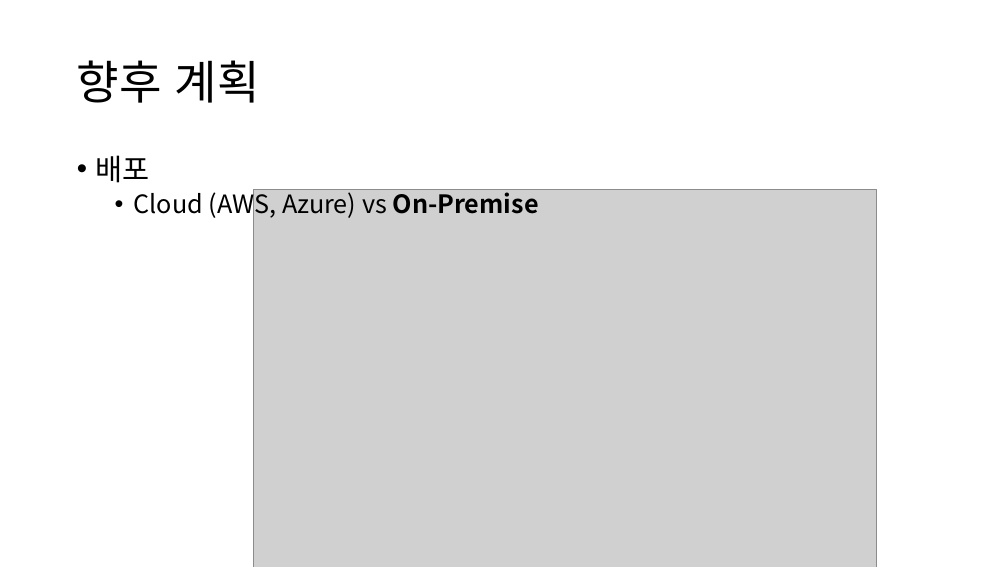
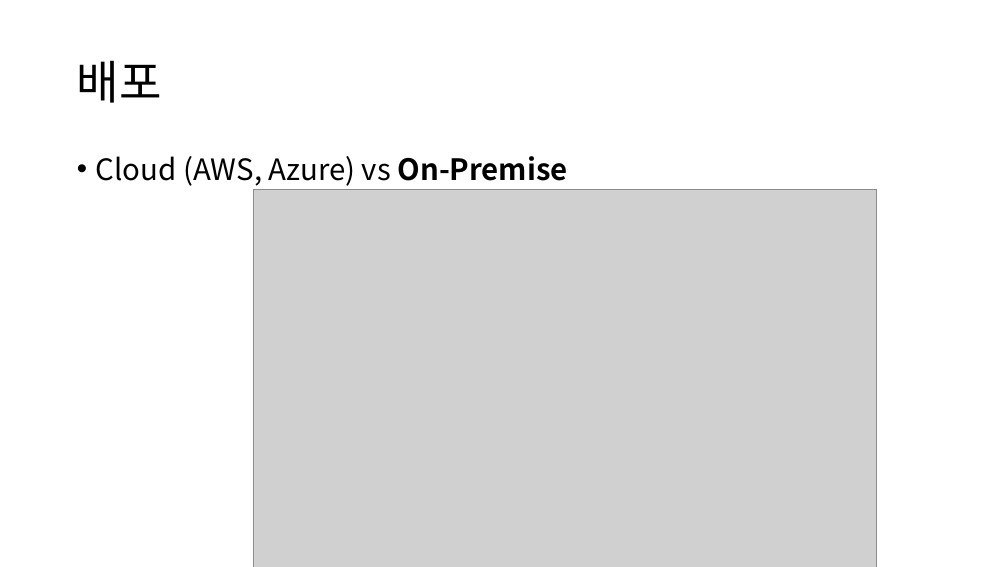
Before and after one commit to Brian-Hong-KR/Gymunity, a slide deck: slide 14 of Doc/세미나/Gymunity_PT_Seminar.pptx (slide 13 before the commit). Drawn at 1008x567 pixels with LibreOffice and Linux fonts; fonts in the diff are those of the drawing; grey boxes stand for pictures. Boxes give left, top, right and bottom in pixels: in the first picture for what was removed or moved away, otherwise in the second. Text is boxed around its words. In the diff, an @@ line names an element or a change of style, - is before the commit and + after.

```diff
--- a/Doc/세미나/Gymunity_PT_Seminar.pptx
+++ b/Doc/세미나/Gymunity_PT_Seminar.pptx
@@ title at box(77, 60, 162, 103): text changed @@
-향후 계획
+배포
@@ text "Cloud (AWS, Azure) vs On-Premise" at box(96, 156, 568, 186): size 24 to 28 pt; list level 2 to 1 in "Cloud (AWS, Azure) vs On-Premise" @@
@@ text at box(96, 155, 150, 183): paragraph removed @@
-• 배포
```
Also in this commit, not shown: 6 other slides changed, 3 slides added, 2 slides removed, 1 other file.
